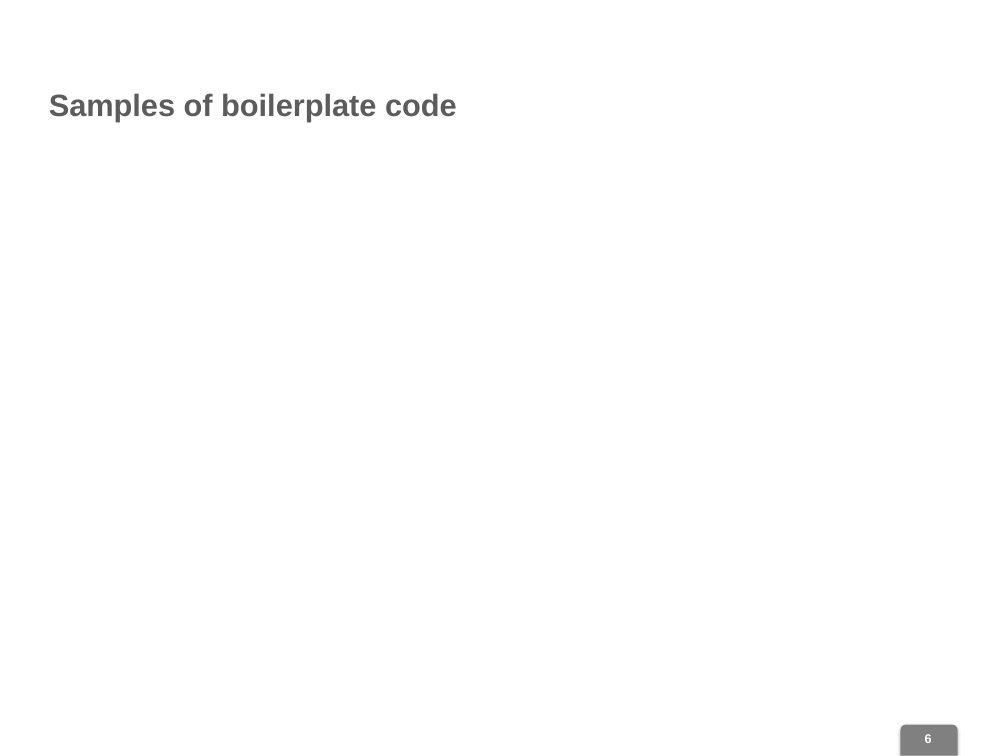
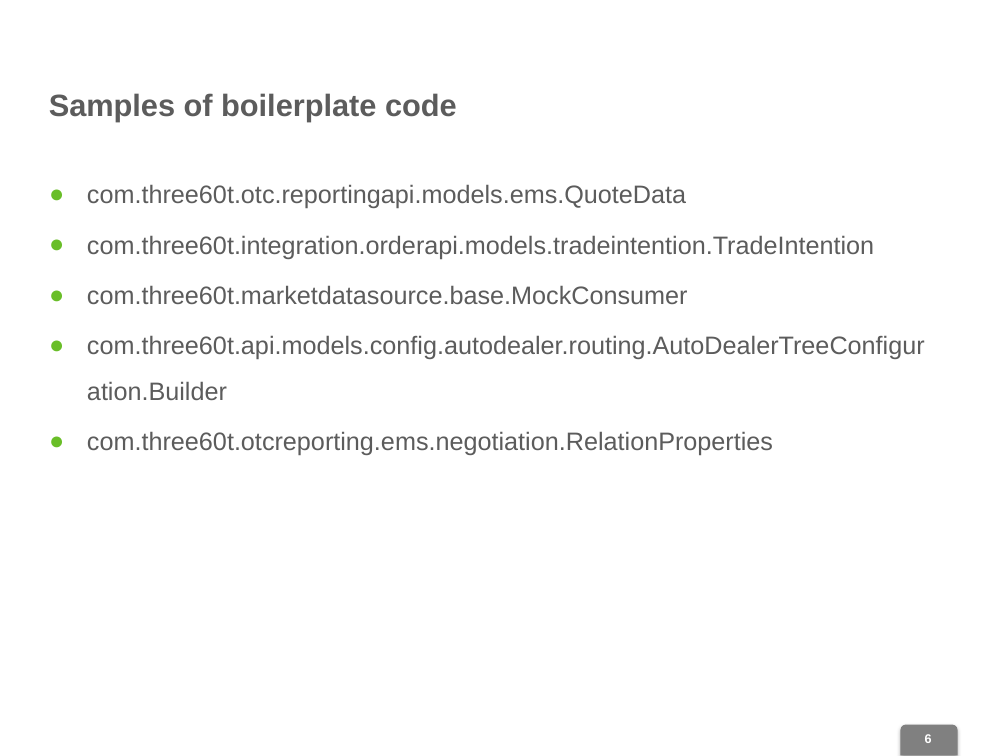
Before and after one commit to dimpon/fight-boilerplatecode-tutorial, a slide deck: slide 6 of Boilerplate.pptx. Drawn at 1008x756 pixels with LibreOffice and Linux fonts; fonts in the diff are those of the drawing; background and template pictures are left out. Boxes give left, top, right and bottom in pixels: in the first picture for what was removed or moved away, otherwise in the second. Text is boxed around its words. In the diff, an @@ line names an element or a change of style, - is before the commit and + after.

```diff
--- a/Boilerplate.pptx
+++ b/Boilerplate.pptx
@@ text added at [87,184,925,455], 18 pt, text #5C5C5C @@
+● com.three60t.otc.reportingapi.models.ems.QuoteData
+● com.three60t.integration.orderapi.models.tradeintention.TradeIntention
+● com.three60t.marketdatasource.base.MockConsumer
+● com.three60t.api.models.config.autodealer.routing.AutoDealerTreeConfiguration.Builder
+● com.three60t.otcreporting.ems.negotiation.RelationProperties
```
Also in this commit, not shown: 2 other slides changed, 2 slides added, 4 other files.
